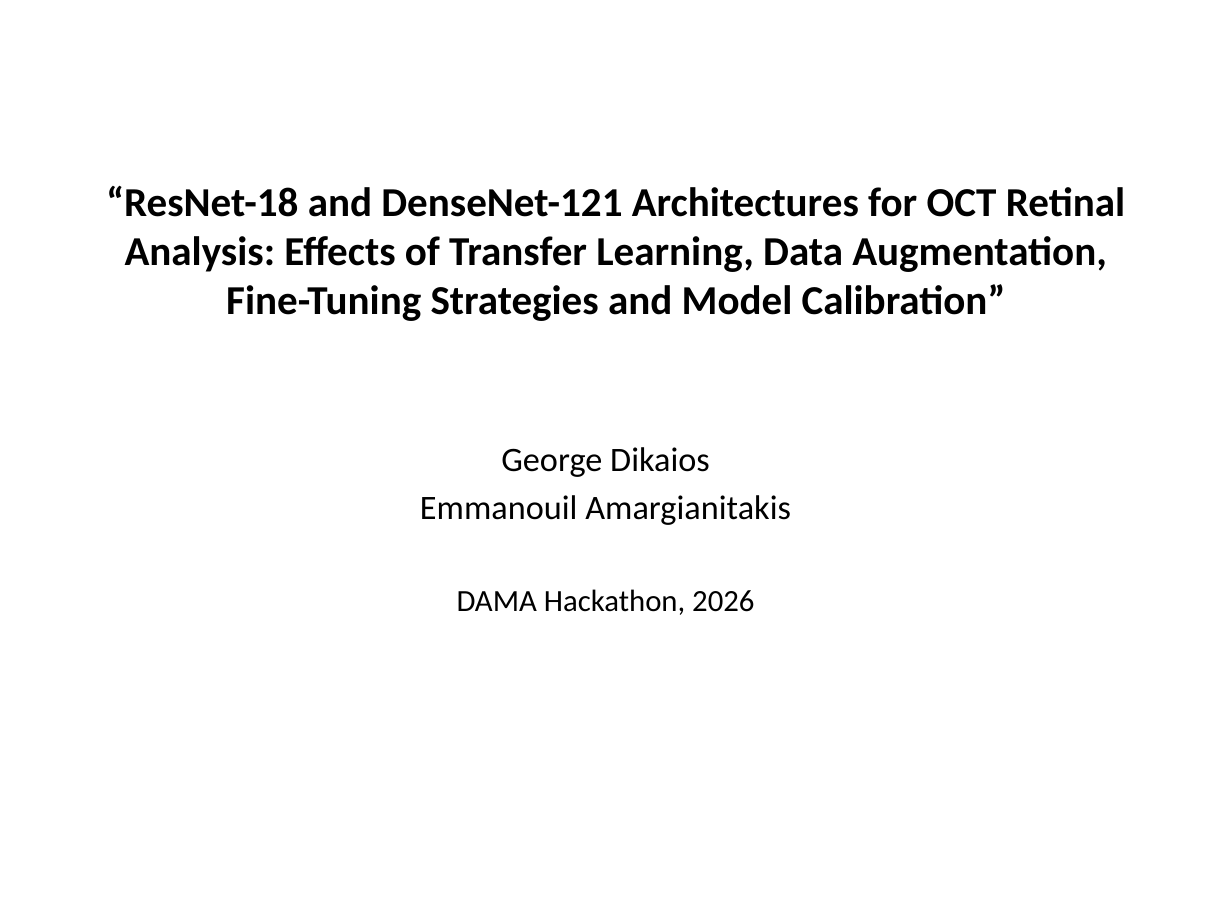
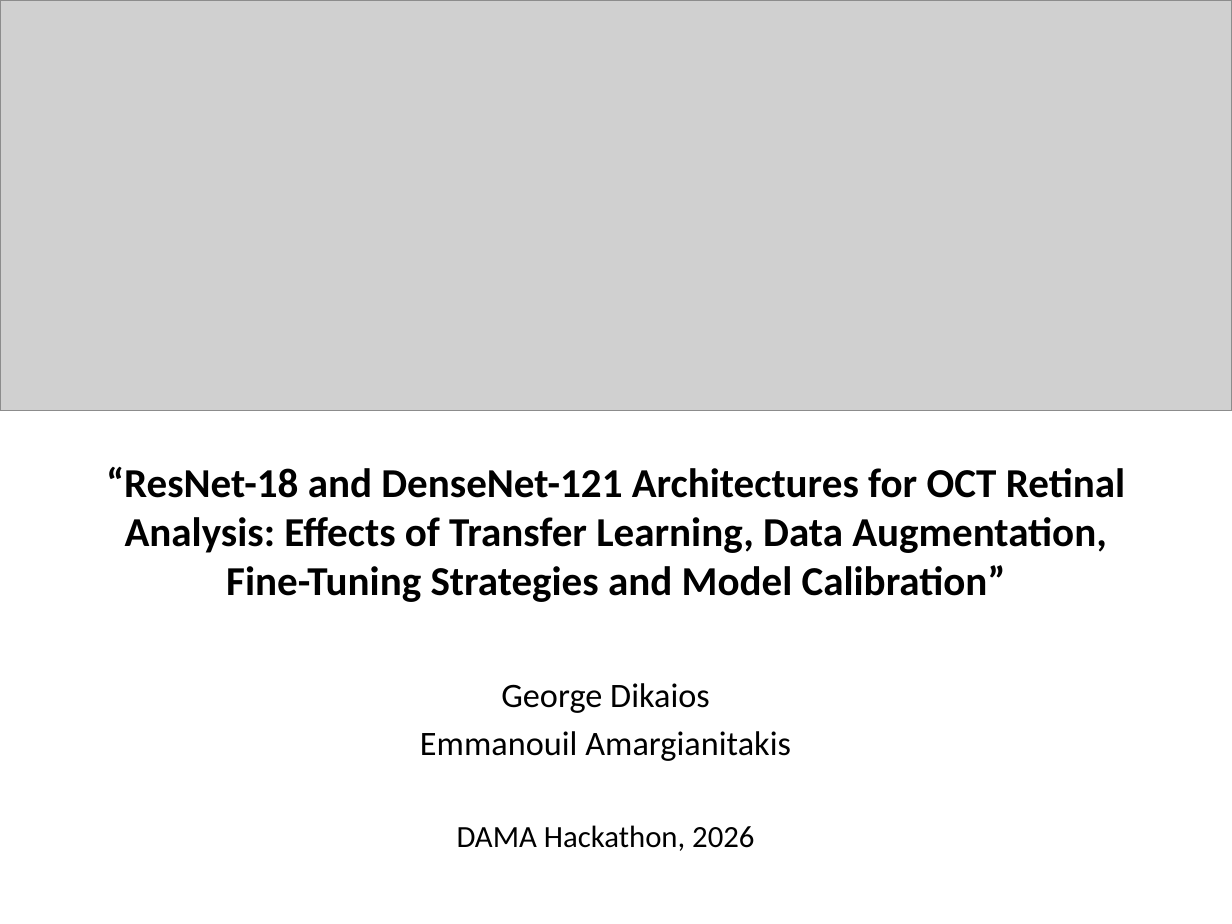
Before and after one commit to ManosGitProject/oct_retinal_classification_hackathon_v1, a slide deck: slide 1 of Hackathon Presentation.pptx. Drawn at 1232x924 pixels with LibreOffice and Linux fonts; fonts in the diff are those of the drawing; grey boxes stand for pictures. Boxes give left, top, right and bottom in pixels: in the first picture for what was removed or moved away, otherwise in the second. Text is boxed around its words. In the diff, an @@ line names an element or a change of style, - is before the commit and + after.

```diff
--- a/Hackathon Presentation.pptx
+++ b/Hackathon Presentation.pptx
@@ picture added at (0,0,1232,410) @@
@@ title "“ResNet-18 and DenseNet-121 Architectures for ...": place and size @@
-title "“ResNet-18 and DenseNet-121 Architectures for ..." at (106,186,1125,321)
+title "“ResNet-18 and DenseNet-121 Architectures for ..." at (106,467,1125,602)
@@ subtitle "George Dikaios": place and size @@
-subtitle "George Dikaios" at (420,447,791,615)
+subtitle "George Dikaios" at (420,683,791,851)
```
Also in this commit, not shown: 6 other slides changed, 1 other file.
